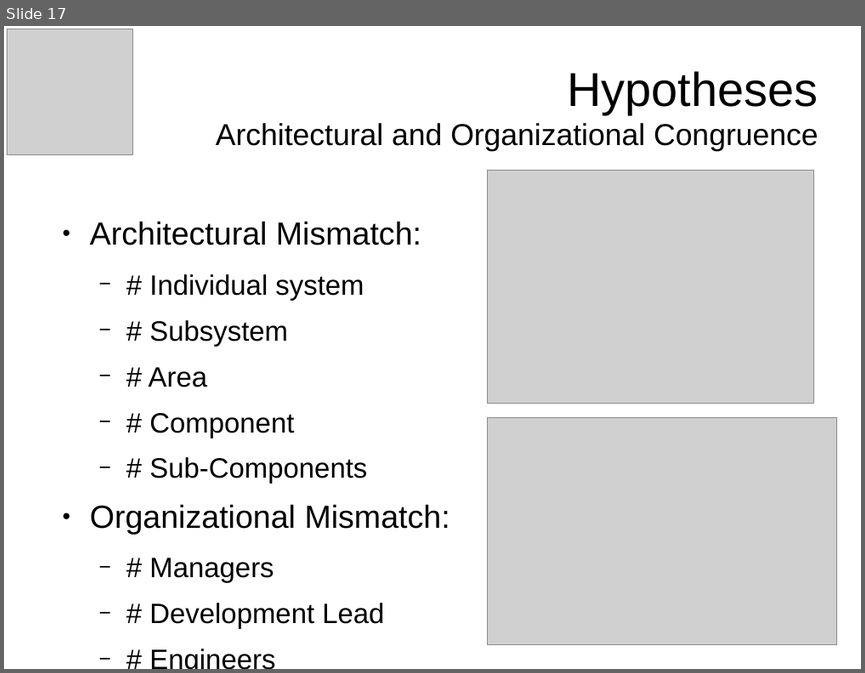
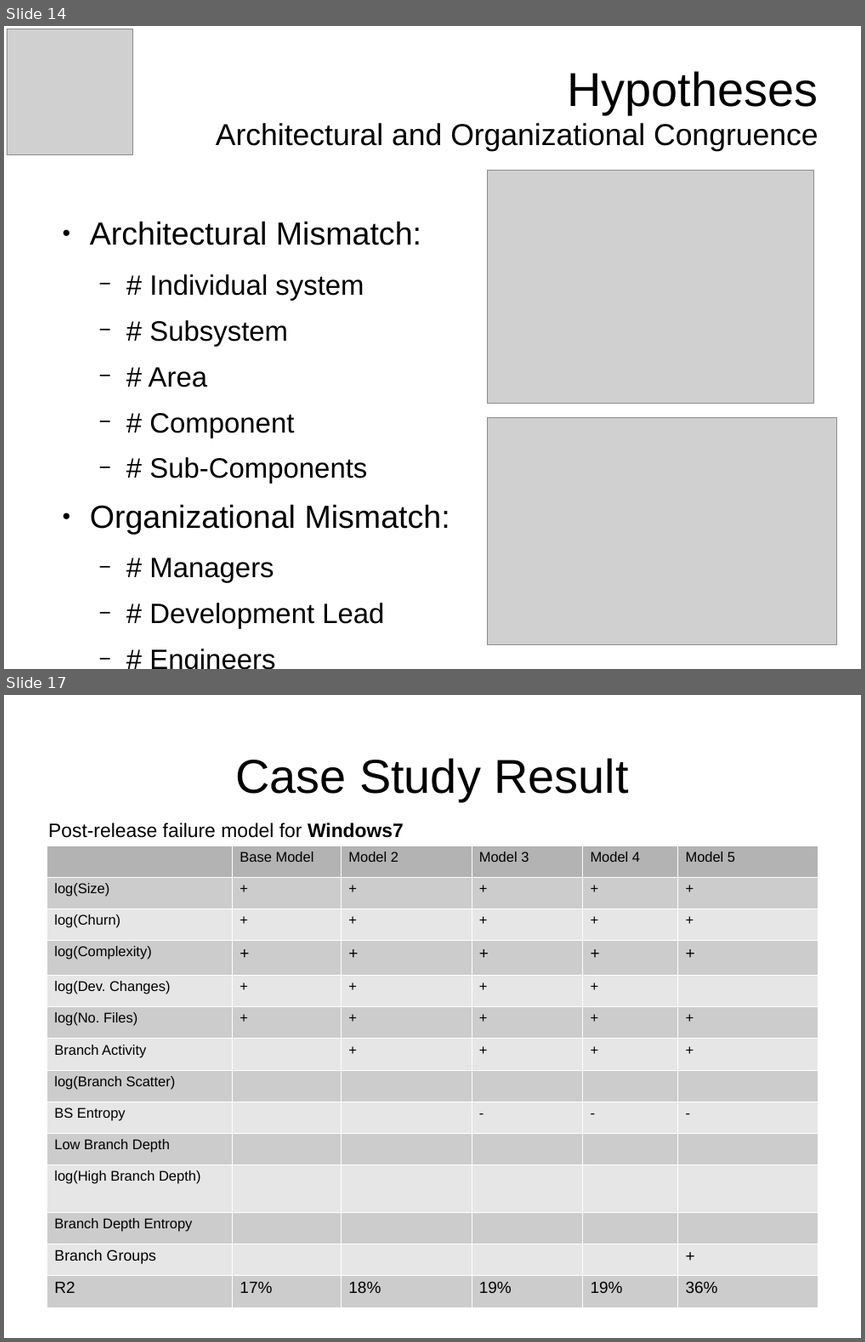
Before and after one commit to tajmilur-rahman/LOG6307, a slide deck: paper-presentation/slides.odp. Shown one above the other, each under a label of ours: slide 17 before the commit, slides 14 and 17 after it; the slides between them are not shown. The pictures are 865x673 and 865x1342 pixels, drawn with LibreOffice and Linux fonts; fonts in the diff are those of the drawing; grey boxes stand for pictures. Boxes give left, top, right and bottom in pixels: in the first picture for what was removed or moved away, otherwise in the second. Text is boxed around its words. In the diff, an @@ line names an element or a change of style, - is before the commit and + after.

```diff
--- a/paper-presentation/slides.odp
+++ b/paper-presentation/slides.odp
@@ slide 17 added at [4,695,861,1338], background #FFFFFF @@
@@ title added at [235,758,628,801], 44 pt, text #000000 @@
+Case Study Result
@@ table added at [46,845,819,1307], 14 rows, 6 columns @@
+ | Base Model | Model 2 | Model 3 | Model 4 | Model 5
+log(Size) | + | + | + | + | +
+log(Churn) | + | + | + | + | +
+log(Complexity) | + | + | + | + | +
+log(Dev. Changes) | + | + | + | + | 
+log(No. Files) | + | + | + | + | +
+Branch Activity |  | + | + | + | +
+log(Branch Scatter) |  |  |  |  | 
+BS Entropy |  |  | - | - | -
+Low Branch Depth |  |  |  |  | 
+log(High Branch Depth) |  |  |  |  | 
+Branch Depth Entropy |  |  |  |  | 
+Branch Groups |  |  |  |  | +
+R2 | 17% | 18% | 19% | 19% | 36%
@@ text added at [48,823,404,838], 18 pt, text #000000 @@
+Post-release failure model for Windows7
@@ what was slide 17 is now slide 14 @@
```
Also in this commit, not shown: 2 slides changed, 3 other slides added, 6 slides removed, 3 other files.
